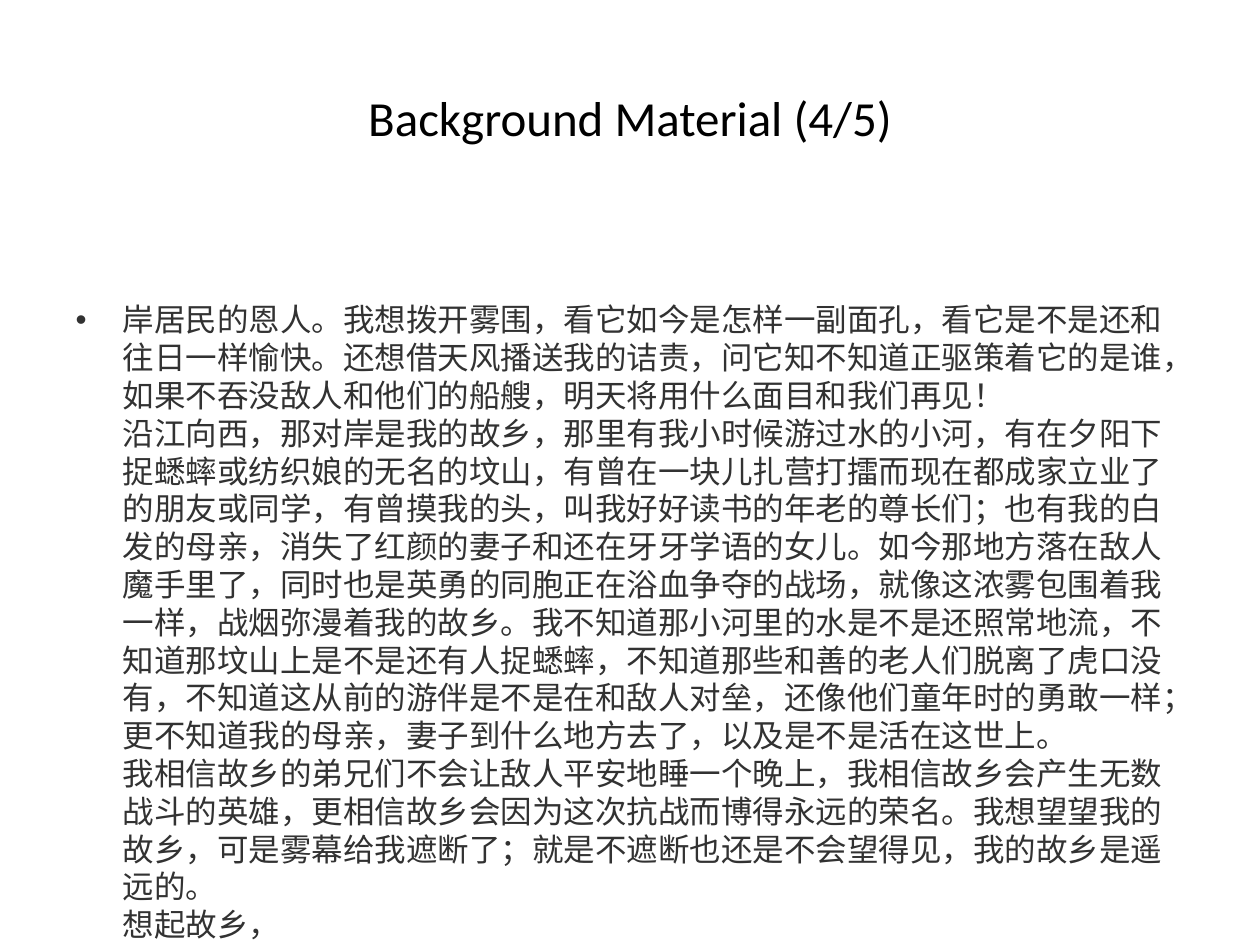
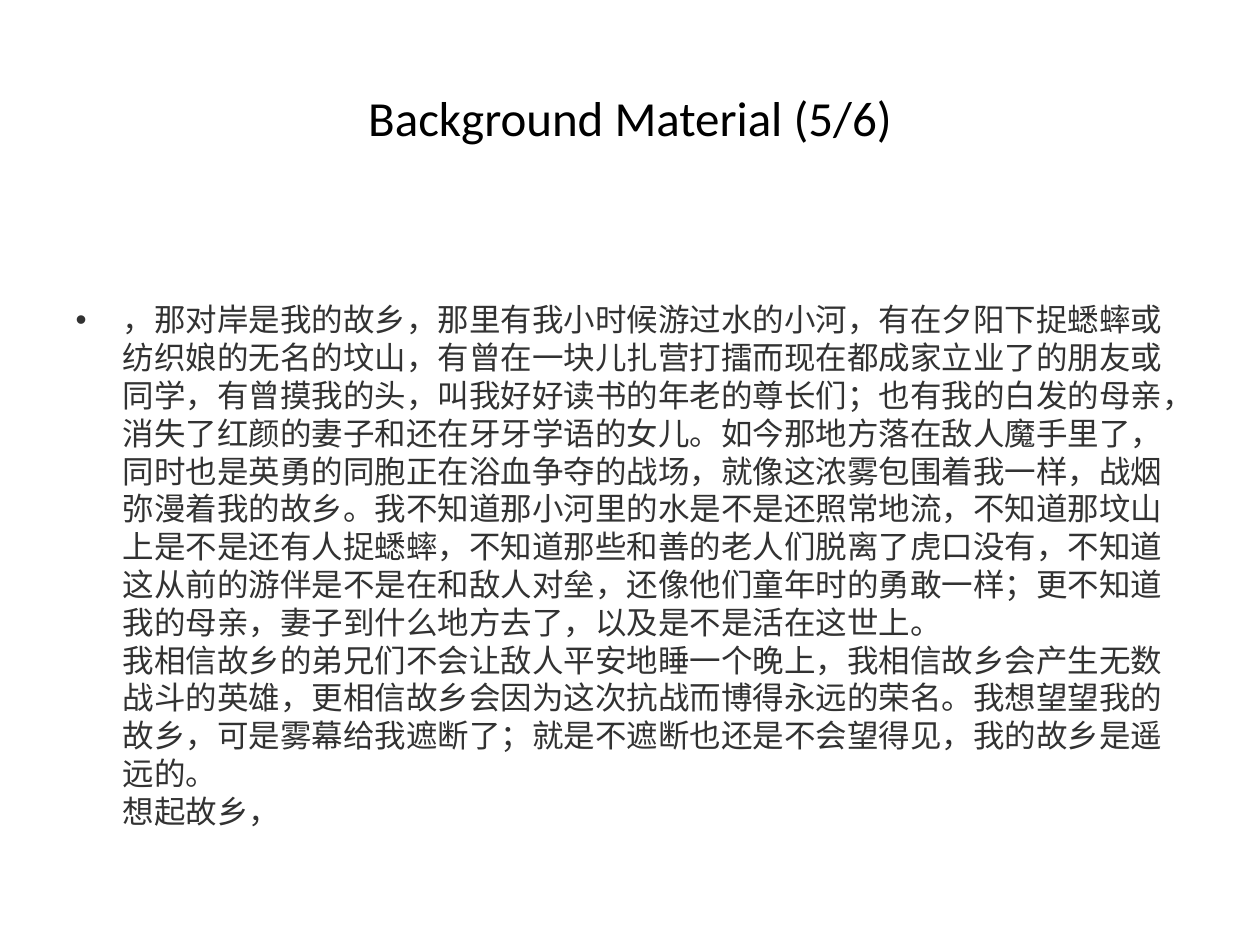
Before and after one commit to chenchen8486/word2ppt-assistant, a slide deck: slide 60 of 测试文档_processed.pptx (slide 47 before the commit). Drawn at 1260x945 pixels with LibreOffice and Linux fonts; fonts in the diff are those of the drawing. Boxes give left, top, right and bottom in pixels: in the first picture for what was removed or moved away, otherwise in the second. Text is boxed around its words. In the diff, an @@ line names an element or a change of style, - is before the commit and + after.

```diff
--- a/测试文档_processed.pptx
+++ b/测试文档_processed.pptx
@@ title at (x1=368, y1=100, x2=892, y2=145): text changed @@
-Background Material (4/5)
+Background Material (5/6)
@@ text at (x1=123, y1=304, x2=1194, y2=826): text changed @@
-• 岸居民的恩人。我想拨开雾围，看它如今是怎样一副面孔，看它是不是还和往日一样愉快。还想借天风播送我的诘责，问它知不知道正驱策着它的是谁，如果不吞没敌人和他们的船艘，明天将用什么面目和我们再见！
-  沿江向西，那对岸是我的故乡，那里有我小时候游过水的小河，有在夕阳下捉蟋蟀或纺织娘的无名的坟山，有曾在一块儿扎营打擂而现在都成家立业了的朋友或同学，有曾摸我的头，叫我好好读书的年老的尊长们；也有我的白发的母亲，消失了红颜的妻子和还在牙牙学语的女儿。如今那地方落在敌人魔手里了，同时也是英勇的同胞正在浴血争夺的战场，就像这浓雾包围着我一样，战烟弥漫着我的故乡。我不知道那小河里的水是不是还照常地流，不知道那坟山上是不是还有人捉蟋蟀，不知道那些和善的老人们脱离了虎口没有，不知道这从前的游伴是不是在和敌人对垒，还像他们童年时的勇敢一样；更不知道我的母亲，妻子到什么地方去了，以及是不是活在这世上。
-  我相信故乡的弟兄们不会让敌人平安地睡一个晚上，我相信故乡会产生无数战斗的英雄，更相信故乡会因为这次抗战而博得永远的荣名。我想望望我的故乡，可是雾幕给我遮断了；就是不遮断也还是不会望得见，我的故乡是遥远的。
-  想起故乡，
+• ，那对岸是我的故乡，那里有我小时候游过水的小河，有在夕阳下捉蟋蟀或纺织娘的无名的坟山，有曾在一块儿扎营打擂而现在都成家立业了的朋友或同学，有曾摸我的头，叫我好好读书的年老的尊长们；也有我的白发的母亲，消失了红颜的妻子和还在牙牙学语的女儿。如今那地方落在敌人魔手里了，同时也是英勇的同胞正在浴血争夺的战场，就像这浓雾包围着我一样，战烟弥漫着我的故乡。我不知道那小河里的水是不是还照常地流，不知道那坟山上是不是还有人捉蟋蟀，不知道那些和善的老人们脱离了虎口没有，不知道这从前的游伴是不是在和敌人对垒，还像他们童年时的勇敢一样；更不知道我的母亲，妻子到什么地方去了，以及是不是活在这世上。
+  我相信故乡的弟兄们不会让敌人平安地睡一个晚上，我相信故乡会产生无数战斗的英雄，更相信故乡会因为这次抗战而博得永远的荣名。我想望望我的故乡，可是雾幕给我遮断了；就是不遮断也还是不会望得见，我的故乡是遥远的。
+  想起故乡，
```
Also in this commit, not shown: 52 other slides changed, 26 slides added, 10 slides removed, 8 other files.
